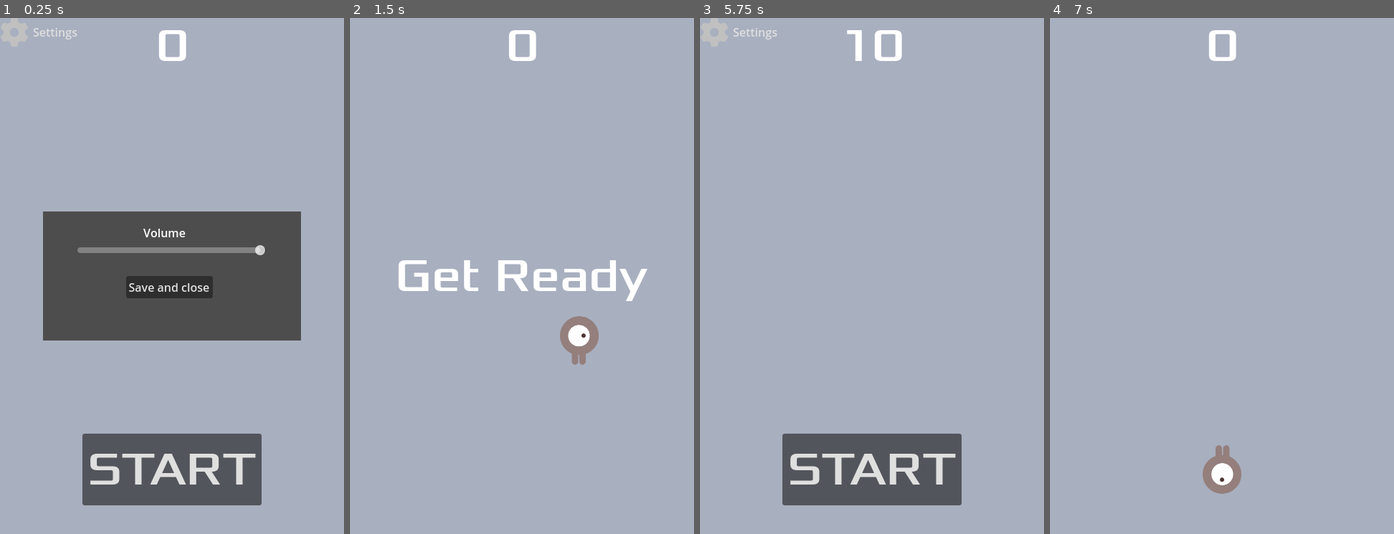
Above: before the commit, frames 1-4 (left to right).
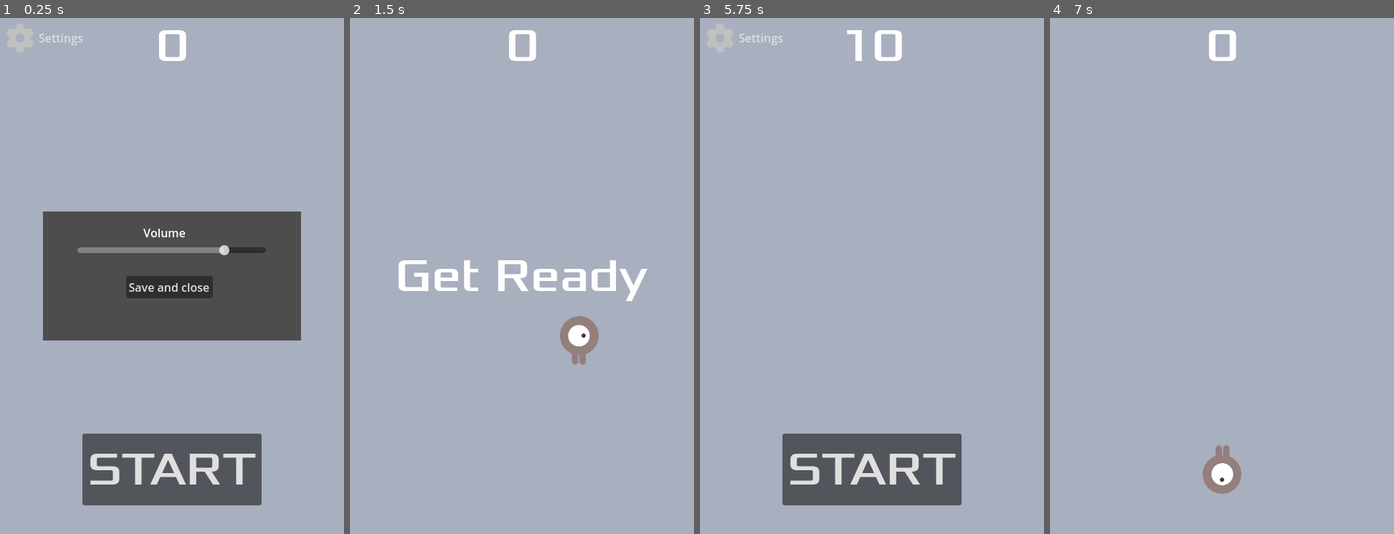
Above: after the commit, the same moments.

Repository: ArcanumDieM/DodgeTheCreepsTutorial
Game: Godot game, scene res://main.tscn
Same seed, same stepped clock (60 frames per second), same inputs: the game is played once before the commit and once after it.
Inputs (mouse positions are in pixels of both pictures, inside the frame that each line leads up to):
- Up to frame 1 (0.25 s): no input
- Up to frame 2 (1.5 s): click "START" at 0.5 s; tap Enter at 1.25 s; move the mouse to (597, 250) at 1.27 s; hold Right (move_right) from 1.28 s (still down)
- Up to frame 3 (5.75 s): move the mouse to (803, 301) at 2.02 s; release Right (move_right) at 2.03 s; hold Down (move_down) 2.03-2.78 s; move the mouse to (906, 162) at 2.77 s; hold Right (move_right) 2.78-3.53 s; move the mouse to (854, 379) at 3.52 s; hold Up (move_up) 3.53-4.28 s; move the mouse to (975, 353) at 4.27 s; hold Left (move_left) from 4.28 s (still down); tap Space at 5 s; move the mouse to (768, 198) at 5.02 s
- Up to frame 4 (7 s): release Left (move_left) at 5.75 s; click "START" at 5.75 s; tap Enter at 6.5 s; move the mouse to (1239, 276) at 6.52 s; hold Down (move_down) from 6.53 s (still down)

The runs differ from the first frame. In frame 1, 0.3% of the frame differs, in the area x 9-78%, y 1-46%; in frame 2, nothing differs; in frame 3, 0.2%; in frame 4, nothing differs.

Commit message:
Saving and loading settings

Diff:
--- a/hud.tscn
+++ b/hud.tscn
@@ -69,8 +69,10 @@
 [node name="MessageTimer" type="Timer" parent="."]
 
 [node name="MenuButton" type="MenuButton" parent="."]
-offset_right = 112.0
-offset_bottom = 40.0
+offset_left = 8.0
+offset_top = 8.0
+offset_right = 120.0
+offset_bottom = 48.0
 theme_override_colors/font_hover_pressed_color = Color(0.310617, 0.310617, 0.310617, 1)
 theme_override_colors/font_hover_color = Color(0.310617, 0.310617, 0.310617, 1)
 theme_override_colors/icon_hover_color = Color(0.310617, 0.310617, 0.310617, 1)
@@ -98,6 +100,7 @@
 popup/item_5/text = "Fullscreen"
 popup/item_5/checkable = 1
 popup/item_5/id = 5
+metadata/_edit_group_ = true
 
 [node name="TextureRect" type="TextureRect" parent="MenuButton"]
 layout_mode = 0
--- a/main.gd
+++ b/main.gd
@@ -15,6 +15,8 @@
 
 	settings_container.difficulty_changed.connect(_on_difficulty_changed)
 	settings_container.volume_changed.connect(_on_hud_volume_changed)
+
+	settings_container.load_configuration()
 
 
 func game_over() -> void:
--- a/project.godot
+++ b/project.godot
@@ -13,7 +13,7 @@
 config/name="Dodge the creeps"
 run/main_scene="uid://ddbpw046cujqs"
 config/features=PackedStringArray("4.4", "Forward Plus")
-config/icon="res://icon.svg"
+config/icon="res://icon.png"
 
 [display]
 
--- a/settings.gd
+++ b/settings.gd
@@ -13,23 +13,54 @@
 var volume_popup: Popup
 
 # Settings variable
-var music_volume: int
+var music_volume: float
 var difficulty: GameDifficulty
 
-func _init(
-	settings_hud: Node,
-	default_volume: int = 100,
-	default_difficulty: GameDifficulty = GameDifficulty.NORMAL
-) -> void:
+var config: ConfigFile
+
+
+func _init(settings_hud: Node) -> void:
 	self.settings_hud = settings_hud
 	self.settings_menu = self.settings_hud.settings_menu
 	self.volume_popup = self.settings_hud.get_node("VolumePopup")
 
-	self.music_volume = default_volume
-	self.difficulty = default_difficulty
-
 	self.settings_menu.id_pressed.connect(manage_settings)
 	self.volume_popup.get_node("ConfirmVolumeButton").pressed.connect(_on_confirm_volume_button_pressed)
+
+
+func load_configuration():
+	var saved_config = ConfigFile.new()
+	var load_err = saved_config.load("user://settings.cfg")
+
+	if load_err != OK:
+		print("Missing save file. Creating a new one.")
+		# Default values
+		self.config = ConfigFile.new()
+		self.config.set_value("music", "volume", 0.8)
+		self.config.set_value("game", "difficulty", GameDifficulty.NORMAL)
+		self.config.save("user://settings.cfg")
+	else:
+		print("Loading save file.")
+		# Load file
+		self.config = saved_config
+	self.music_volume = self.config.get_value("music", "volume")
+	self.difficulty = self.config.get_value("game", "difficulty")
+	if self.difficulty not in GameDifficulty.values():
+		print_rich("[color=red]Invalid game setting! Difficulty = ", self.difficulty)
+		self.difficulty = GameDifficulty.NORMAL
+
+	volume_popup.get_node("VolumeSlider").value = self.music_volume * 100.0
+	volume_changed.emit(self.music_volume)
+	manage_settings(self.difficulty + 2)
+
+func save_configuration():
+	self.config.set_value("music", "volume", self.music_volume)
+	self.config.set_value("game", "difficulty", self.difficulty)
+	var save_msg = "[color=green]Saving configuration: music: {mv}, difficulty: {gd}".format(
+		{"mv": self.music_volume, "gd": self.difficulty}
+	)
+	print_rich(save_msg)
+	self.config.save("user://settings.cfg")
 
 
 func manage_settings(id: int):
@@ -42,11 +73,12 @@
 		settings_menu.set_item_checked(settings_menu.get_item_index(3), false)
 		settings_menu.set_item_checked(settings_menu.get_item_index(4), false)
 		match id:
-			2: difficulty = GameDifficulty.EASY
-			3: difficulty = GameDifficulty.NORMAL
-			4: difficulty = GameDifficulty.HARD
+			2: self.difficulty = GameDifficulty.EASY
+			3: self.difficulty = GameDifficulty.NORMAL
+			4: self.difficulty = GameDifficulty.HARD
 		settings_menu.set_item_checked(index, true)
-		difficulty_changed.emit(difficulty)
+		difficulty_changed.emit(self.difficulty)
+		save_configuration()
 	elif id == 5:
 		var is_previously_checked = settings_menu.is_item_checked(index)
 		settings_menu.set_item_checked(index, not is_previously_checked)
@@ -58,5 +90,6 @@
 
 func _on_confirm_volume_button_pressed():
 	volume_popup.hide()
-	var volume_value = volume_popup.get_node("VolumeSlider").value / 100.0
-	volume_changed.emit(volume_value)
+	self.music_volume = volume_popup.get_node("VolumeSlider").value / 100.0
+	volume_changed.emit(self.music_volume)
+	save_configuration()
